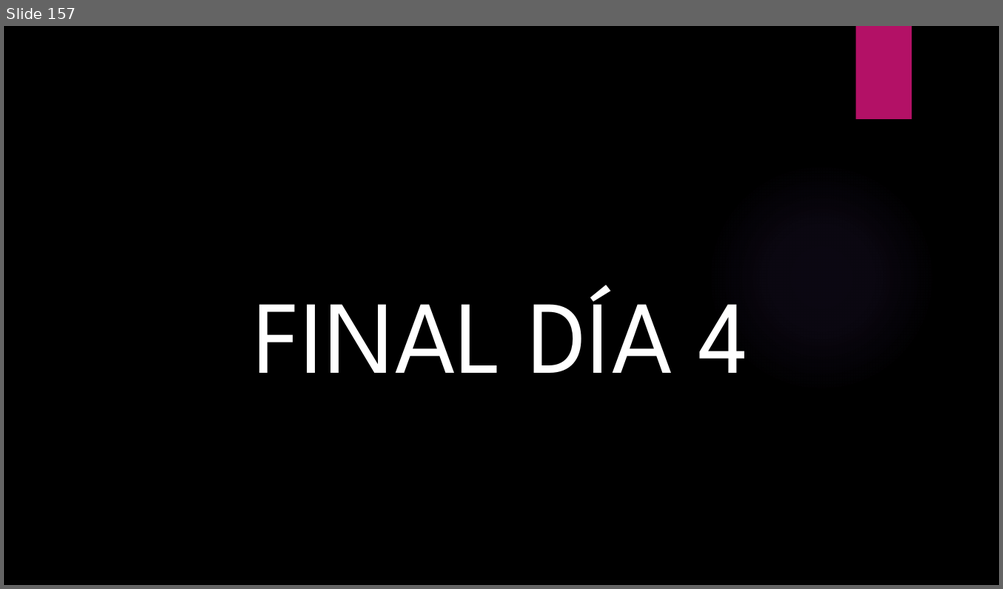
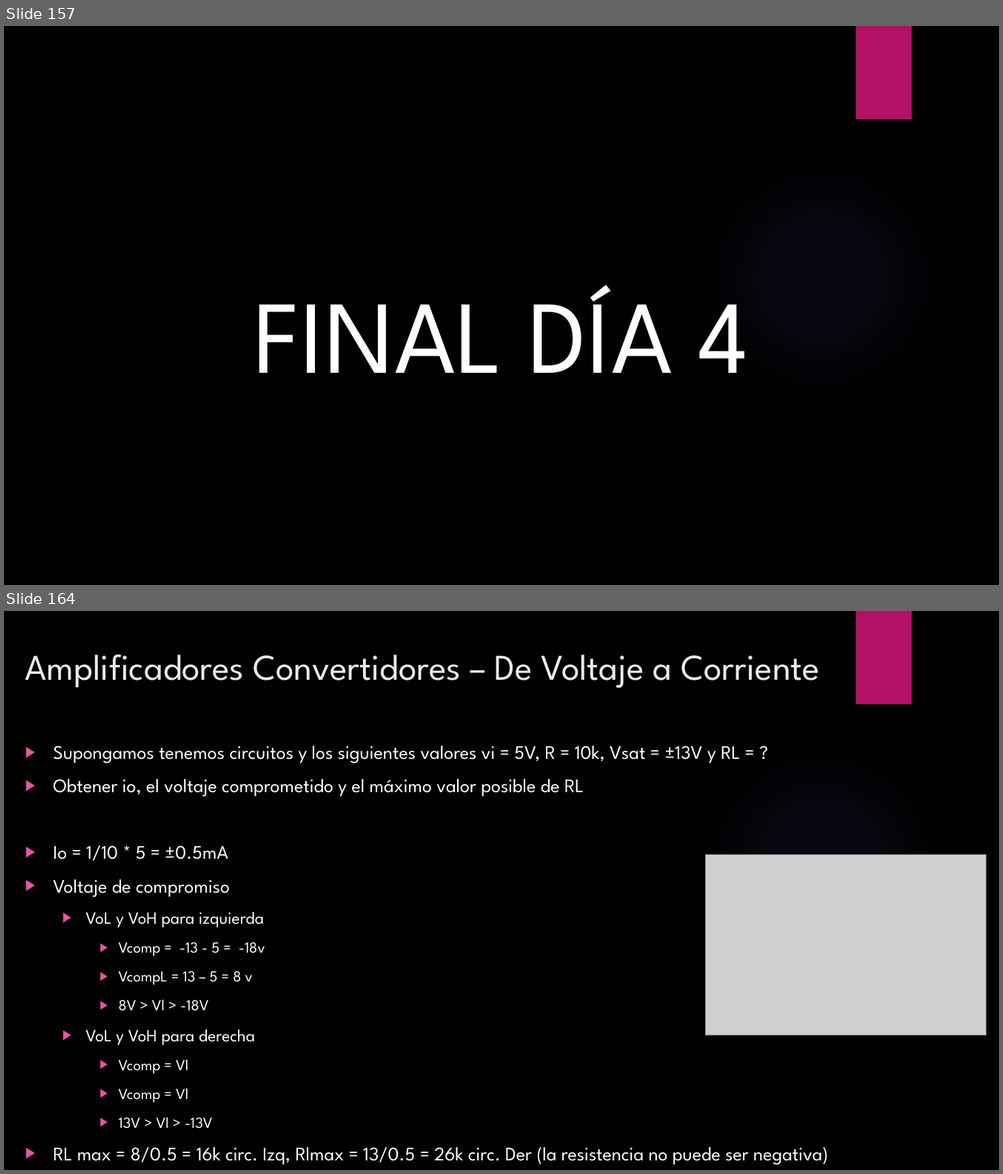
Before and after one commit to ulatinaedupa/ElectronicsII, a slide deck: Presentación/Electronica II.pptx. Shown one above the other, each under a label of ours: slide 157 before the commit, slides 157 and 164 after it; the slides between them are not shown. The pictures are 1003x589 and 1003x1174 pixels, drawn with LibreOffice and Linux fonts; fonts in the diff are those of the drawing; grey boxes stand for pictures; background and template pictures are left out. Boxes give left, top, right and bottom in pixels: in the first picture for what was removed or moved away, otherwise in the second. Text is boxed around its words. In the diff, an @@ line names an element or a change of style, - is before the commit and + after.

```diff
--- a/Presentación/Electronica II.pptx
+++ b/Presentación/Electronica II.pptx
@@ slide 164 added at box(4, 611, 999, 1170), background picture (left out); not listed: 2 template elements that a slide beside it also shows @@
@@ title added at box(25, 654, 820, 688), 35 pt, text #EBEBEB @@
+Amplificadores Convertidores – De Voltaje a Corriente
@@ text added at box(53, 746, 828, 1165), 18.5 pt, text #FFFFFF @@
+▶ Supongamos tenemos circuitos y los siguientes valores vi = 5V, R = 10k, Vsat = ±13V y RL = ?
+▶ Obtener io, el voltaje comprometido y el máximo valor posible de RL
+▶ Io = 1/10 * 5 = ±0.5mA
+▶ Voltaje de compromiso
+  ▶ VoL y VoH para izquierda
+    ▶ Vcomp = -13 - 5 = -18v
+    ▶ VcompL = 13 – 5 = 8 v
+    ▶ 8V > Vl > -18V
+  ▶ VoL y VoH para derecha
+    ▶ Vcomp = Vl
+    ▶ Vcomp = Vl
+    ▶ 13V > Vl > -13V
+▶ RL max = 8/0.5 = 16k circ. Izq, Rlmax = 13/0.5 = 26k circ. Der (la resistencia no puede ser negativa)
@@ picture added at box(706, 854, 986, 1035) @@
```
Also in this commit, not shown: 23 other slides added, 2 other files.
